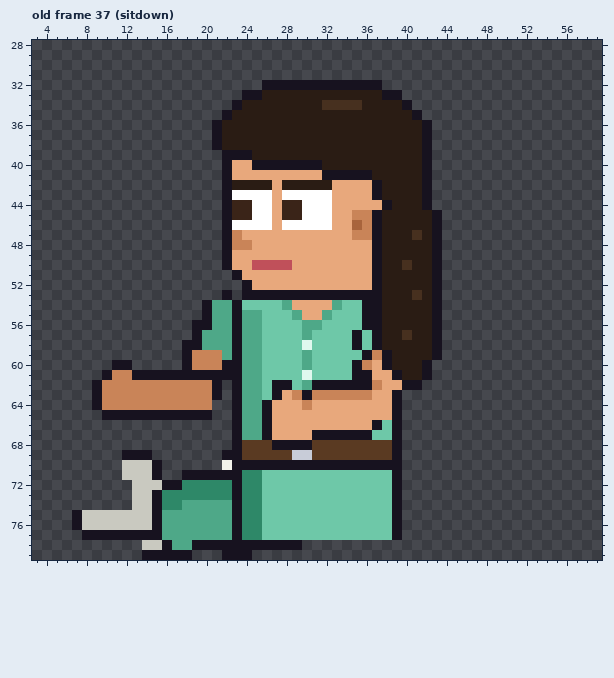
Pixel-art file, stored at sprites/clients/client_dentrec_b_left_anim.aseprite. Above is the file before it was changed.
64x80 pixels, 85 frames. Colours within 5 levels of each other are drawn and written as one. Shown: old frame 37 (sitdown): x 3..59, y 28..79. The commit also changed other frames, which this record leaves out.
The same view after the edit:
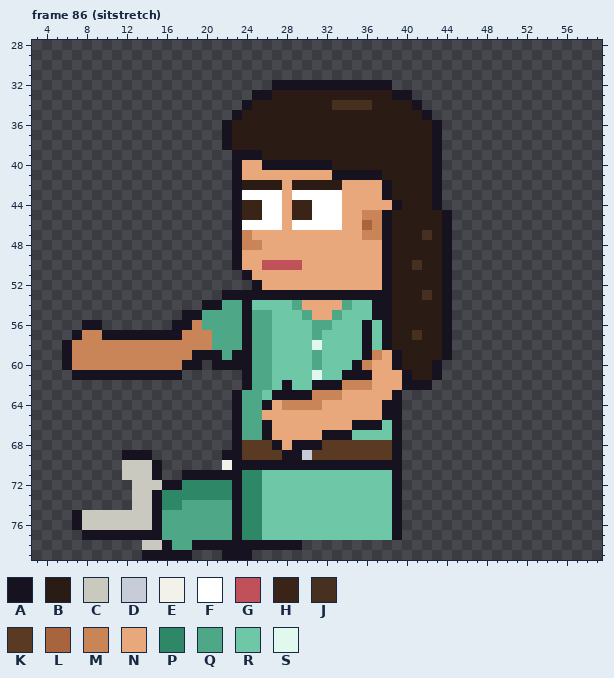
Palette (. is transparent): A #17121f  B #2a1c14  C #c9c9c0  D #c8ccd8  E #f2f2ea  F #ffffff  G #c0505a  H #3a2418  J #47301f  K #5a3a22  L #a8643c  M #c98458  N #e8a87c  P #2e8868  Q #4ea888  R #6ec8a8  S #e0f8ee
A new or re-ordered frame is compared with the old frame closest to it.
The edit:
frames 85 -> 123
Changed rows in their new state; - is an unchanged pixel.
Frame 86 (sitstretch) is new; against old frame 37 (sitdown):
first column x 6:
32 --------------------.-----------A------
33 ------------------.-A-----------B-A----
34 -----------------.A-------B---J---BA---
35 ----------------.A-----------------BA--
36 ---------------.A-------------------BA-
37 ---------------.A-------------------BA-
38 ---------------.A-------------------BA-
39 ----------------.--A----------------BA-
40 ----------------.A-N------A---------BA-
41 ----------------.A--------N----A----BA-
42 ----------------.A---BN----B---NA---BA-
43 ----------------.A---FN----F---NA---BA-
44 ----------------.A-H-FN-H--F----NA--BA-
45 ----------------.A-H-FN-H--F-N-MA----BA
46 ----------------.A---FN----F-NLMA----BA
47 ----------------.AM----------N-MA--BJBA
48 ----------------.A-M-----------NA----BA
49 ----------------.A-------------NA----BA
50 ----------------.A-N---G-------NA-BJ-BA
51 -----------------.A------------NA----BA
52 ------------------.A-----------NA----BA
53 -----------------A--------------A--BJBA
54 ---------------A-QA---RQ---NQ-R-A----BA
55 ------------AAQ--QA-Q--RQ-NQ--R-A----BA
56 --AA-------AAMQ--QA-Q---R-Q----RA----BA
57 -AMMAAAAAAAAMMM--QA-Q---RQ---RARA-BJ-BA
58 AMMMMMMMMMMMMMM--QA-Q---RS---RARA----BA
59 AMMMMMMMMMMMMAAA--A-Q---RQ------NA---BA
60 AMMMMMMMMMMM-A.A--A-Q---RQ------NA--BA-
61 -AAA-AA-----......A-Q---RS--A----NA-BA-
62 ---.............-.A-QR--R---MMMN----A--
63 ---.............------AA----NNN--------
64 ---............-------MM-M------A------
65 ----...........-----N-----------A------
66 -----------------------------AA--------
67 -------------------------N---RR--------
68 ----------------------N--A-------------
69 ----------------------AA---------------
